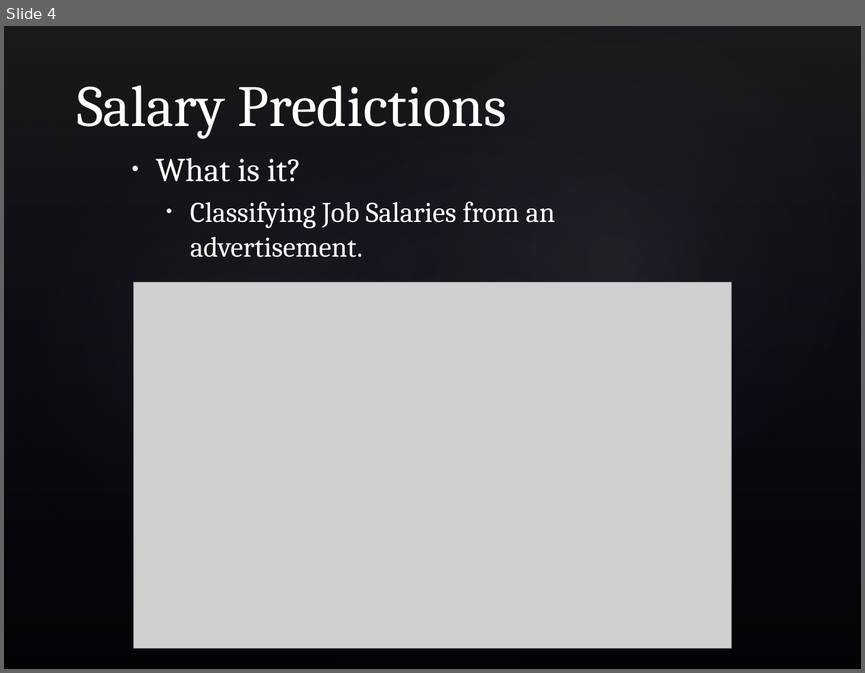
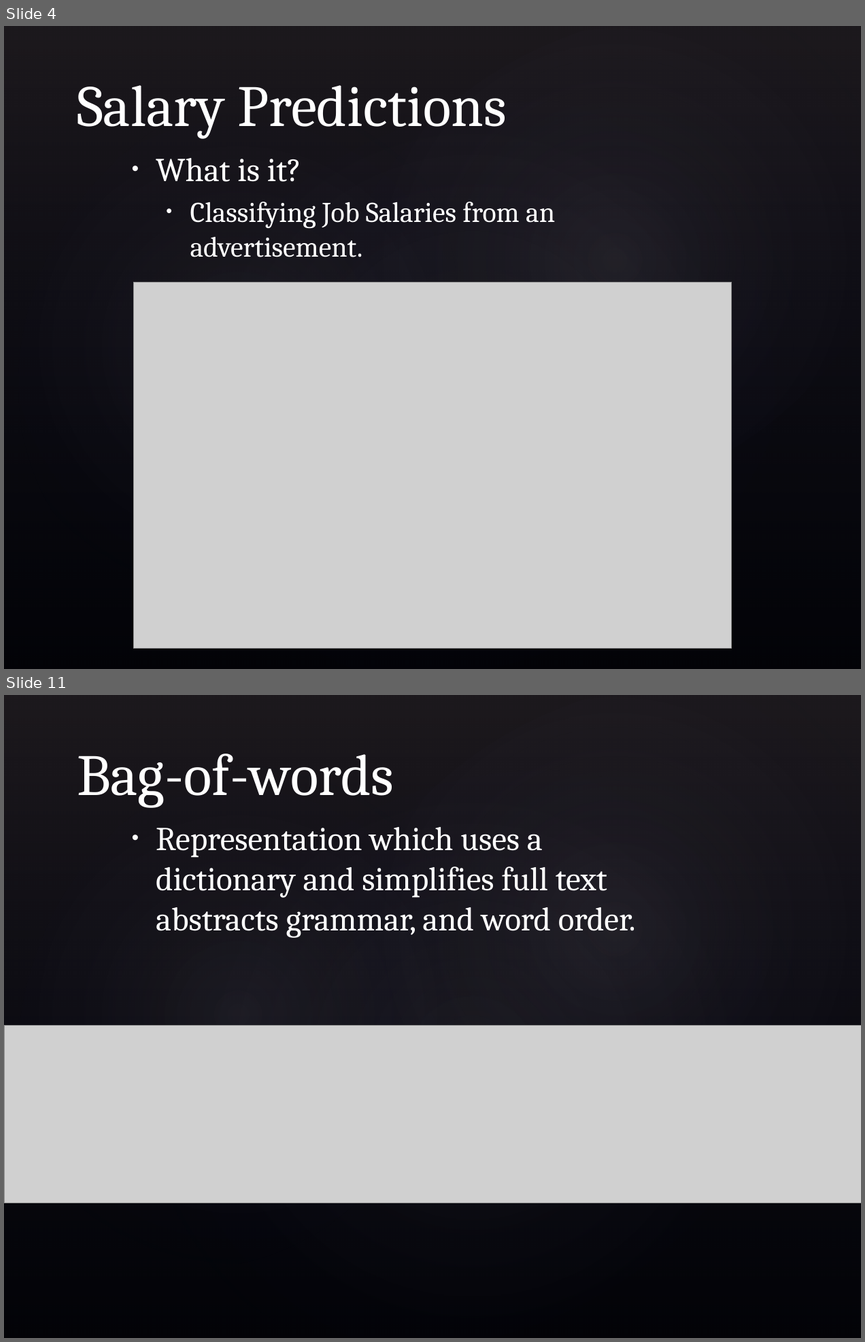
Before and after one commit to bradens/adzuna-competition, a slide deck: presentation.pptx. Shown one above the other, each under a label of ours: slide 4 before the commit, slides 4 and 11 after it; the slides between them are not shown. The pictures are 865x673 and 865x1342 pixels, drawn with LibreOffice and Linux fonts; fonts in the diff are those of the drawing; grey boxes stand for pictures; background and template pictures are left out. Boxes give left, top, right and bottom in pixels: in the first picture for what was removed or moved away, otherwise in the second. Text is boxed around its words. In the diff, an @@ line names an element or a change of style, - is before the commit and + after.

```diff
--- a/presentation.pptx
+++ b/presentation.pptx
@@ slide 11 added at (4, 695, 861, 1338), background picture (left out); not listed: 4 template elements that a slide beside it also shows @@
@@ title added at (77, 753, 394, 808), 49 pt, text #FFFFFF @@
+Bag-of-words
@@ text added at (156, 827, 636, 938), 28 pt, text #FFFFFF @@
+• Representation which uses a dictionary and simplifies full text abstracts grammar, and word order.
@@ picture added at (4, 1025, 861, 1203) @@
```
Also in this commit, not shown: 7 other slides added, 1 slide removed, 1 other file.
